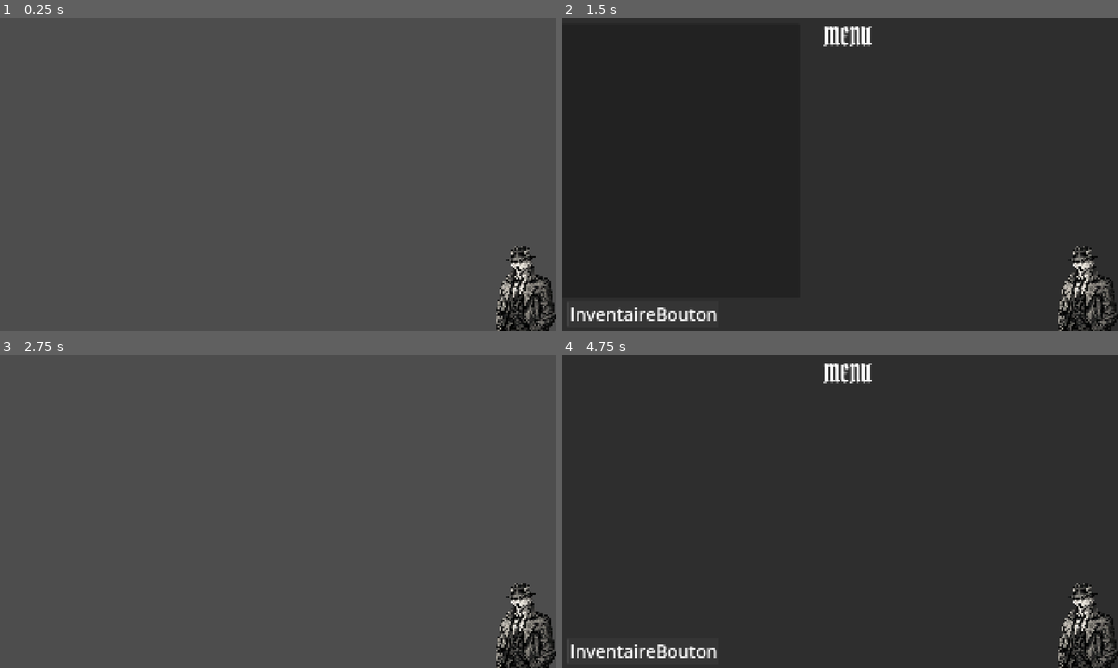
Above: before the commit, frames 1-4 (two rows, left to right).
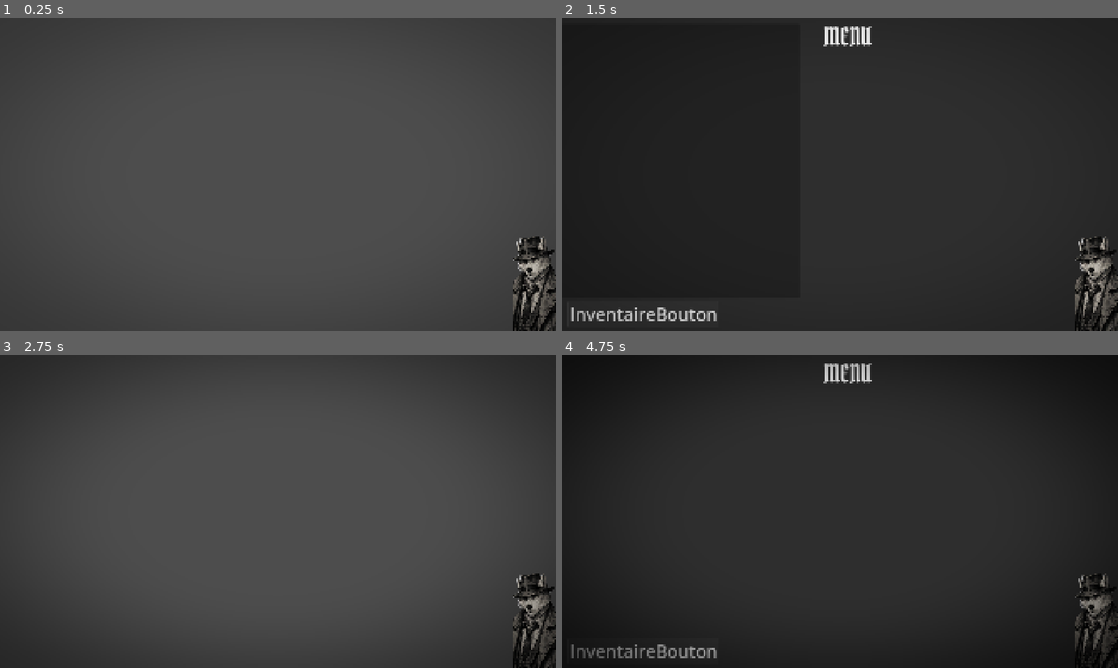
Above: after the commit, the same moments.

Repository: Kaburyo/black-thoughts
Game: Godot game, scene res://scenes/ui/hud.tscn
Two runs of this game, one before a commit and one after it. Both use one fixed random seed, a clock stepped at 60 frames per second and the inputs below. The project has no main scene, so this scene is started directly.
Inputs (mouse positions are in pixels of both pictures, inside the frame that each line leads up to):
- Up to frame 1 (0.25 s): no input
- Up to frame 2 (1.5 s): click (1090, 287) at 0.52 s; click "InventaireBouton" at 1.25 s
- Up to frame 3 (2.75 s): click (528, 624) at 2.02 s
- Up to frame 4 (4.75 s): click (1090, 624) at 2.77 s; click "InventaireBouton" at 3.5 s; click "InventaireBouton" at 4.25 s

The runs differ from the first frame. In frame 1, 1.9% of the frame differs, in the area x 89-100%, y 69-100%; in frame 2, 2.3%; in frame 3, 12%, in the area x 0-100%, y 0-100%; in frame 4, 7.3%.

Commit message:
Chantier Filtre mental : service autonome FiltreMental (shader vignettage + santé mentale)

Diff:
--- a/globals/sante_mentale.gd
+++ b/globals/sante_mentale.gd
@@ -25,6 +25,18 @@
 const SANTE_DEPART: float = 70.0
 
 
+#####
+# --- TÉMOIN TEMPORAIRE --- (à supprimer après le test)
+func _ready() -> void:
+    super()  # garde le démarrage normal de la jauge
+
+    # Toutes les 2 secondes, on fait chuter la santé mentale de 20.
+    # Le filtre doit s'assombrir par paliers, en glissant en douceur.
+    for i in range(5):
+        await get_tree().create_timer(2.0).timeout
+        modifier(-20.0)
+######
+
 # Le moule (jauge.gd) appelle cette fonction au démarrage pour
 # connaître la valeur de départ de CETTE jauge.
 func _valeur_depart() -> float:
--- a/project.godot
+++ b/project.godot
@@ -23,6 +23,7 @@
 Fondu="*res://scenes/ui/fondu.tscn"
 SanteMentale="*res://globals/sante_mentale.gd"
 Vie="*res://globals/vie.gd"
+FiltreMental="*res://scenes/ui/FiltreMental.tscn"
 
 [display]
 
--- /dev/null
+++ b/scenes/ui/FiltreMental.tscn
@@ -0,0 +1,26 @@
+[gd_scene load_steps=4 format=3 uid="uid://cr0byqknqvvm1"]
+
+[ext_resource type="Shader" uid="uid://che2ul574mflm" path="res://scenes/ui/filtre_mental.gdshader" id="1_e6gkr"]
+[ext_resource type="Script" uid="uid://c4ou4cdicnwei" path="res://scenes/ui/filtre_mental.gd" id="1_fniq1"]
+
+[sub_resource type="ShaderMaterial" id="ShaderMaterial_fniq1"]
+shader = ExtResource("1_e6gkr")
+shader_parameter/intensite = 0.0
+shader_parameter/filtre_minimum = 0.2000000095
+shader_parameter/rayon_clair = 0.51200002432
+shader_parameter/rayon_sombre = 1.5
+shader_parameter/noirceur_max = 1.0
+
+[node name="FiltreMental" type="CanvasLayer"]
+layer = 15
+script = ExtResource("1_fniq1")
+
+[node name="Voile" type="ColorRect" parent="."]
+z_index = 15
+material = SubResource("ShaderMaterial_fniq1")
+anchors_preset = 15
+anchor_right = 1.0
+anchor_bottom = 1.0
+grow_horizontal = 2
+grow_vertical = 2
+mouse_filter = 2
--- /dev/null
+++ b/scenes/ui/filtre_mental.gd
@@ -0,0 +1,91 @@
+# filtre_mental.gd
+# Service autonome du FILTRE MENTAL d'Al' — autoload "FiltreMental".
+#
+# C'est un voile posé au-dessus du jeu (décor, HUD, voix), qui
+# assombrit l'écran en vignettage arrondi : plus la SANTÉ MENTALE
+# d'Al' baisse, plus les bords s'assombrissent — comme s'il fermait
+# peu à peu les yeux. Voir la "bible", points L.1 et L.3.
+#
+# RÉPARTITION DES RÔLES :
+#   - le SHADER (filtre_mental.gdshader) dessine le vignettage et
+#     possède tous les réglages d'aspect (rayons, noirceur, minimum).
+#   - CE SCRIPT ne fait qu'une chose : lire la santé mentale et en
+#     déduire le réglage `intensite` du shader. Il ne touche à aucun
+#     autre réglage d'aspect — ceux-là se règlent dans l'éditeur.
+#
+# Le filtre vit sur une couche intermédiaire (Layer 15) : au-dessus
+# du HUD et de la voix, mais SOUS le Fondu (Layer 20) — le noir de
+# transition doit toujours pouvoir tout recouvrir.
+
+extends CanvasLayer
+
+
+# --- Référence au nœud ---
+@onready var voile: ColorRect = $Voile
+
+
+# --- Réglages ---
+# Durée du glissement quand l'intensité change : le filtre "respire"
+# vers sa nouvelle valeur au lieu de sauter d'un coup.
+const DUREE_TRANSITION: float = 0.6
+
+
+# Le matériau shader du voile, récupéré une fois pour toutes.
+# C'est par lui qu'on règle le paramètre `intensite` du shader.
+var _materiau: ShaderMaterial
+
+
+# Appelée automatiquement une fois, au lancement.
+func _ready() -> void:
+    _materiau = voile.material as ShaderMaterial
+
+    # On se tient au courant des changements de la santé mentale :
+    # à chaque modification, le filtre s'ajuste tout seul.
+    SanteMentale.modifiee.connect(_sur_sante_modifiee)
+
+    # Premier réglage. On attend une frame pour être sûr que l'autoload
+    # SanteMentale a fini son _ready() (et posé sa valeur de départ).
+    # Ici on applique l'intensité DIRECTEMENT, sans glissement : au
+    # lancement, le filtre doit déjà être à son état correct.
+    await get_tree().process_frame
+    _appliquer_intensite(_intensite_voulue(), false)
+
+
+# --- Réaction à un changement de santé mentale ---
+# Appelée à chaque émission du signal `SanteMentale.modifiee`.
+func _sur_sante_modifiee() -> void:
+    # En cours de jeu, on fait GLISSER l'intensité en douceur.
+    _appliquer_intensite(_intensite_voulue(), true)
+
+
+# --- Calcul de l'intensité voulue ---
+# Traduit la santé mentale (0-100) en intensité de filtre (0.0-1.0).
+# Les deux vont en SENS CONTRAIRE : santé haute -> filtre faible.
+#   santé 100 -> intensite 0.0   (écran clair)
+#   santé 0   -> intensite 1.0   (assombrissement maximal)
+func _intensite_voulue() -> float:
+    return 1.0 - (SanteMentale.valeur() / 100.0)
+
+
+# --- Application de l'intensité au shader ---
+# `en_douceur` = true : on glisse vers la valeur (Tween).
+# `en_douceur` = false : on l'applique d'un coup (au lancement).
+func _appliquer_intensite(cible: float, en_douceur: bool) -> void:
+    if en_douceur:
+        var tween := create_tween()
+        tween.tween_method(_poser_intensite, _intensite_actuelle(), cible,
+                DUREE_TRANSITION)
+    else:
+        _poser_intensite(cible)
+
+
+# Écrit une valeur d'intensité dans le shader. Le Tween appelle cette
+# fonction plein de fois d'affilée pour créer le glissement progressif.
+func _poser_intensite(valeur: float) -> void:
+    _materiau.set_shader_parameter("intensite", valeur)
+
+
+# Relit l'intensité actuellement posée dans le shader (point de départ
+# du glissement).
+func _intensite_actuelle() -> float:
+    return _materiau.get_shader_parameter("intensite")
--- /dev/null
+++ b/scenes/ui/filtre_mental.gdshader
@@ -0,0 +1,68 @@
+// filtre_mental.gdshader
+// Le SHADER du filtre mental d'Al'.
+//
+// Un shader décide de la couleur de chaque pixel de l'écran. Celui-ci
+// a un seul but : assombrir l'écran en VIGNETTAGE — clair au centre,
+// sombre tout autour, avec les COINS naturellement les plus sombres
+// (comme si Al' fermait peu à peu les yeux). Le centre reste lisible.
+//
+// L'intensité globale est pilotée DE L'EXTÉRIEUR par le script
+// filtre_mental.gd (selon la santé mentale d'Al'). Le shader, lui, ne
+// connaît pas la santé mentale : il applique juste les réglages reçus.
+
+shader_type canvas_item;
+
+// --- Réglages reçus de l'extérieur ("uniform" = réglage piloté par le script) ---
+
+// Intensité globale du filtre, de 0.0 (rien) à 1.0 (assombrissement max).
+// hint_range borne la valeur ; c'est le script qui la fera varier.
+uniform float intensite : hint_range(0.0, 1.0) = 0.0;
+
+// Filtre PERMANENT : intensité minimale toujours appliquée, même quand
+// la santé mentale est au maximum. Garde un léger voile dans les coins
+// en permanence. 0.15 = un soupçon. À régler en test.
+uniform float filtre_minimum : hint_range(0.0, 1.0) = 0.15;
+
+// Rayon du coeur CLAIR au centre : en deçà de cette distance au centre,
+// l'écran reste totalement intact. Plus c'est grand, plus la zone
+// lisible est large. 0.45 laisse un large centre net.
+uniform float rayon_clair : hint_range(0.0, 1.0) = 0.45;
+
+// Distance au centre à partir de laquelle l'assombrissement est à fond
+// (les coins). Entre rayon_clair et rayon_sombre : le dégradé doux.
+uniform float rayon_sombre : hint_range(0.0, 1.5) = 0.95;
+
+// Noirceur maximale dans les coins quand intensite vaut 1.0.
+// 0.85 = presque noir, mais jamais 100 % opaque. À régler en test.
+uniform float noirceur_max : hint_range(0.0, 1.0) = 0.85;
+
+
+// La fonction fragment() est exécutée pour CHAQUE pixel de l'écran.
+void fragment() {
+    // UV est la position du pixel : (0,0) coin haut-gauche,
+    // (1,1) coin bas-droit. Le centre de l'écran est donc (0.5, 0.5).
+
+    // Vecteur du centre vers le pixel. On multiplie la composante
+    // horizontale par 2 et la verticale par 2 aussi : "distance" vaudra
+    // alors 0 au centre et ~1 sur les bords (et plus dans les coins).
+    vec2 depuis_centre = (UV - vec2(0.5)) * 2.0;
+    float distance = length(depuis_centre);
+
+    // On transforme cette distance en un facteur 0->1 :
+    //   - pixel dans le coeur clair (dist <= rayon_clair) -> 0 (intact)
+    //   - pixel au-delà de rayon_sombre                   -> 1 (sombre à fond)
+    // smoothstep fait une transition DOUCE entre les deux : le dégradé.
+    float vignette = smoothstep(rayon_clair, rayon_sombre, distance);
+
+    // Intensité réellement appliquée : jamais en dessous du minimum
+    // permanent. max() garde la plus grande des deux valeurs.
+    float intensite_reelle = max(intensite, filtre_minimum);
+
+    // Opacité finale de ce pixel de voile noir :
+    //   vignette (où on est) x noirceur_max (à fond) x intensite_reelle.
+    float alpha = vignette * noirceur_max * intensite_reelle;
+
+    // On peint le pixel en noir, avec l'opacité calculée.
+    // Au centre de l'écran alpha vaut 0 -> totalement transparent.
+    COLOR = vec4(0.0, 0.0, 0.0, alpha);
+}
--- a/scenes/ui/hud.tscn
+++ b/scenes/ui/hud.tscn
@@ -1,8 +1,8 @@
 [gd_scene load_steps=4 format=3 uid="uid://b76ww7edgisy6"]
 
-[ext_resource type="Texture2D" uid="uid://ben5vivf2sxtt" path="res://assets/art/characters/al/al_normal.png" id="1_0mwgc"]
 [ext_resource type="Script" uid="uid://u2n4g0sbmrd4" path="res://scenes/ui/hud.gd" id="1_bo48s"]
 [ext_resource type="FontFile" uid="uid://b41ruyxvyshkt" path="res://assets/fonts/PirataOne-Regular.ttf" id="1_hqnrr"]
+[ext_resource type="Script" uid="uid://fykxniy4hk2c" path="res://scenes/ui/portrait_al.gd" id="4_8qguk"]
 
 [node name="Hud" type="CanvasLayer"]
 script = ExtResource("1_bo48s")
@@ -64,18 +64,19 @@
 text = "InventaireBouton"
 
 [node name="AlPortrait" type="TextureButton" parent="."]
-anchors_preset = 3
+anchors_preset = -1
 anchor_left = 1.0
 anchor_top = 1.0
 anchor_right = 1.0
 anchor_bottom = 1.0
-offset_left = -207.0
-offset_top = -307.0
-offset_right = 817.0
-offset_bottom = 1229.0
+offset_left = -240.0
+offset_top = -330.0
+offset_right = 90.0
+offset_bottom = 30.0
 grow_horizontal = 0
 grow_vertical = 0
-scale = Vector2(0.2, 0.2)
-texture_normal = ExtResource("1_0mwgc")
+localize_numeral_system = false
 ignore_texture_size = true
+stretch_mode = 5
 flip_h = true
+script = ExtResource("4_8qguk")
--- /dev/null
+++ b/scenes/ui/portrait_al.gd
@@ -0,0 +1,86 @@
+# portrait_al.gd
+# Le PORTRAIT d'Al' — script attaché au nœud `AlPortrait` du HUD.
+#
+# RÔLE UNIQUE : montrer la bonne tête d'Al' selon son état PHYSIQUE.
+# Le portrait lit la jauge de VIE (autoload `Vie`) et affiche l'un de
+# ses 5 visages, du plus sain (palier Good) au plus blessé (Bad).
+# Il se met à jour tout seul à chaque changement de la jauge, en
+# écoutant le signal `Vie.modifiee`.
+#
+# Ce script ne s'occupe PAS du clic d'ouverture du menu : ça, c'est
+# `hud.gd` qui le gère, en se branchant sur le signal `pressed` du
+# bouton. Le portrait a donc deux casquettes bien séparées :
+#   - SON APPARENCE  -> ce script-ci.
+#   - SON RÔLE DE BOUTON -> hud.gd.
+#
+# LA SPRITESHEET. `al_life_state.png` est UNE seule image contenant
+# 5 visages côte à côte sur 1 ligne. Pour n'en afficher qu'un, on
+# utilise un `AtlasTexture` : une "fenêtre" qui ne montre qu'un
+# rectangle de la grande image. Ce script découpe lui-même la
+# spritesheet en 5 fenêtres au démarrage (aucune manip à la souris).
+
+extends TextureButton
+
+
+# --- Réglages de la spritesheet ---
+# Chemin de l'image des 5 états d'Al'.
+const CHEMIN_SPRITESHEET: String = "res://assets/art/characters/al/al_life_state.png"
+
+# Nombre de visages dans la spritesheet (= nombre de paliers).
+const NB_CASES: int = 5
+
+
+# --- État interne ---
+# Les 5 "fenêtres" découpées, rangées dans l'ordre des paliers :
+# indice 0 = Good, 1 = Ok, 2 = Mid, 3 = Bof, 4 = Bad.
+var _visages: Array[AtlasTexture] = []
+
+
+# Appelée automatiquement une fois, au lancement.
+func _ready() -> void:
+    _decouper_spritesheet()
+
+    # On se tient au courant des changements de la jauge de Vie :
+    # à chaque coup reçu (ou soin), le portrait se redessine tout seul.
+    Vie.modifiee.connect(_rafraichir)
+
+    # Premier affichage. ATTENTION à l'ordre de démarrage : on attend
+    # une frame pour être SÛR que l'autoload `Vie` a fini son propre
+    # _ready() (et donc posé sa valeur de départ). Sans cette attente,
+    # le portrait pourrait lire une Vie encore à 0 et afficher le
+    # visage "Bad" au lancement.
+    await get_tree().process_frame
+    _rafraichir()
+
+
+# --- Découpe de la spritesheet en 5 fenêtres ---
+# Appelée une seule fois, au démarrage.
+func _decouper_spritesheet() -> void:
+    var feuille: Texture2D = load(CHEMIN_SPRITESHEET)
+
+    # Largeur d'une case = largeur totale divisée par le nombre de cases.
+    # Division ENTIÈRE : on reste sur des pixels entiers ; les quelques
+    # pixels restants au bord droit sont sans importance.
+    var largeur_case: int = feuille.get_width() / NB_CASES
+    var hauteur_case: int = feuille.get_height()
+
+    # Pour chaque case, on fabrique une fenêtre (AtlasTexture) posée
+    # sur la grande image, décalée vers la droite à chaque tour.
+    for i in range(NB_CASES):
+        var fenetre := AtlasTexture.new()
+        fenetre.atlas = feuille
+        fenetre.region = Rect2(
+            i * largeur_case, 0,        # coin haut-gauche de la fenêtre
+            largeur_case, hauteur_case  # taille de la fenêtre
+        )
+        _visages.append(fenetre)
+
+
+# --- Mise à jour du visage affiché ---
+# Appelée au lancement, et à chaque fois que la jauge de Vie change.
+func _rafraichir() -> void:
+    # `Vie.palier()` renvoie une valeur de l'enum Palier (Good..Bad).
+    # Cet enum est numéroté 0..4 dans le même ordre que `_visages` :
+    # on s'en sert donc directement comme indice dans le tableau.
+    var palier: int = Vie.palier()
+    texture_normal = _visages[palier]
Binary file changed: assets/art/characters/al/al_life_state.png
Not shown, changed: assets/art/characters/al/al_life_state.png.import
Not shown, added: scenes/ui/filtre_mental.gd.uid
Not shown, added: scenes/ui/filtre_mental.gdshader.uid
Not shown, added: scenes/ui/portrait_al.gd.uid
